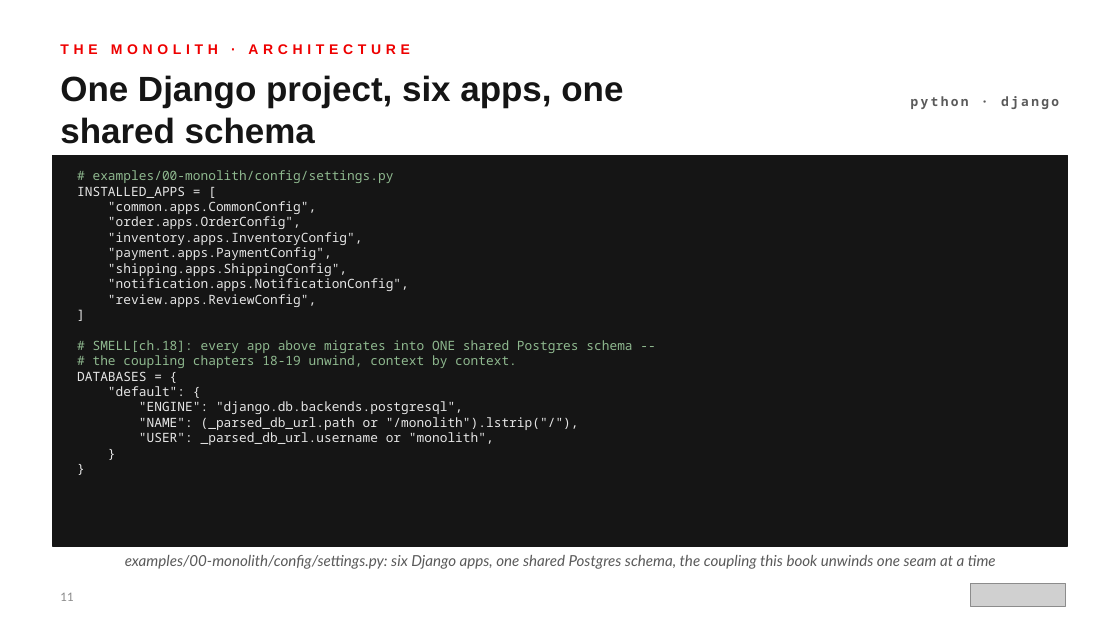
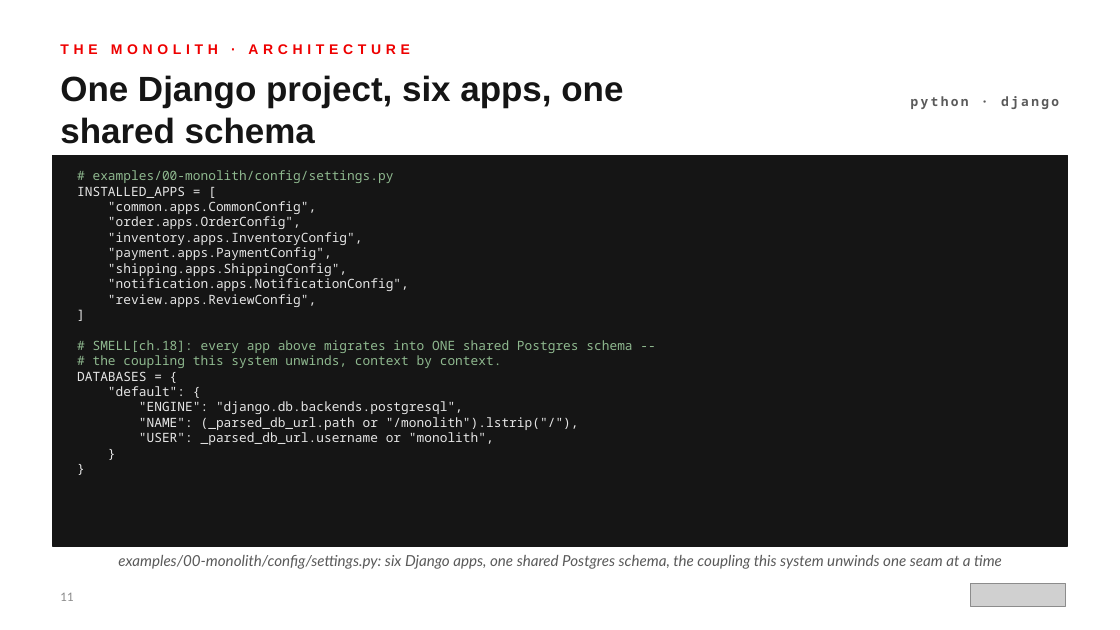
Before and after one commit to patterncatalyst/modernizing-enterprise-applications-python, a slide deck: slide 11 of presentation/lgtm-presentation/Modernizing-201.pptx. Drawn at 1120x630 pixels with LibreOffice and Linux fonts; fonts in the diff are those of the drawing; grey boxes stand for pictures. Boxes give left, top, right and bottom in pixels: in the first picture for what was removed or moved away, otherwise in the second. Text is boxed around its words. In the diff, an @@ line names an element or a change of style, - is before the commit and + after.

```diff
--- a/presentation/lgtm-presentation/Modernizing-201.pptx
+++ b/presentation/lgtm-presentation/Modernizing-201.pptx
@@ text at <box>77,170,632,445</box>: text changed @@
-# examples/00-monolith/config/settings.py
-INSTALLED_APPS = [
-"common.apps.CommonConfig",
-"order.apps.OrderConfig",
-"inventory.apps.InventoryConfig",
-"payment.apps.PaymentConfig",
-"shipping.apps.ShippingConfig",
-"notification.apps.NotificationConfig",
-"review.apps.ReviewConfig",
-]
-# SMELL[ch.18]: every app above migrates into ONE shared Postgres schema --
-# the coupling chapters 18-19 unwind, context by context.
-DATABASES = {
-"default": {
-"ENGINE": "django.db.backends.postgresql",
-"NAME": (_parsed_db_url.path or "/monolith").lstrip("/"),
-"USER": _parsed_db_url.username or "monolith",
-}
-}
+# examples/00-monolith/config/settings.py
+INSTALLED_APPS = [
+"common.apps.CommonConfig",
+"order.apps.OrderConfig",
+"inventory.apps.InventoryConfig",
+"payment.apps.PaymentConfig",
+"shipping.apps.ShippingConfig",
+"notification.apps.NotificationConfig",
+"review.apps.ReviewConfig",
+]
+# SMELL[ch.18]: every app above migrates into ONE shared Postgres schema --
+# the coupling this system unwinds, context by context.
+DATABASES = {
+"default": {
+"ENGINE": "django.db.backends.postgresql",
+"NAME": (_parsed_db_url.path or "/monolith").lstrip("/"),
+"USER": _parsed_db_url.username or "monolith",
+}
+}
@@ text at <box>118,555,1002,569</box>: text changed @@
-examples/00-monolith/config/settings.py: six Django apps, one shared Postgres schema, the coupling this book unwinds one seam at a time
+examples/00-monolith/config/settings.py: six Django apps, one shared Postgres schema, the coupling this system unwinds one seam at a time
```
Also in this commit, not shown: 9 other slides changed, 10 other files.
